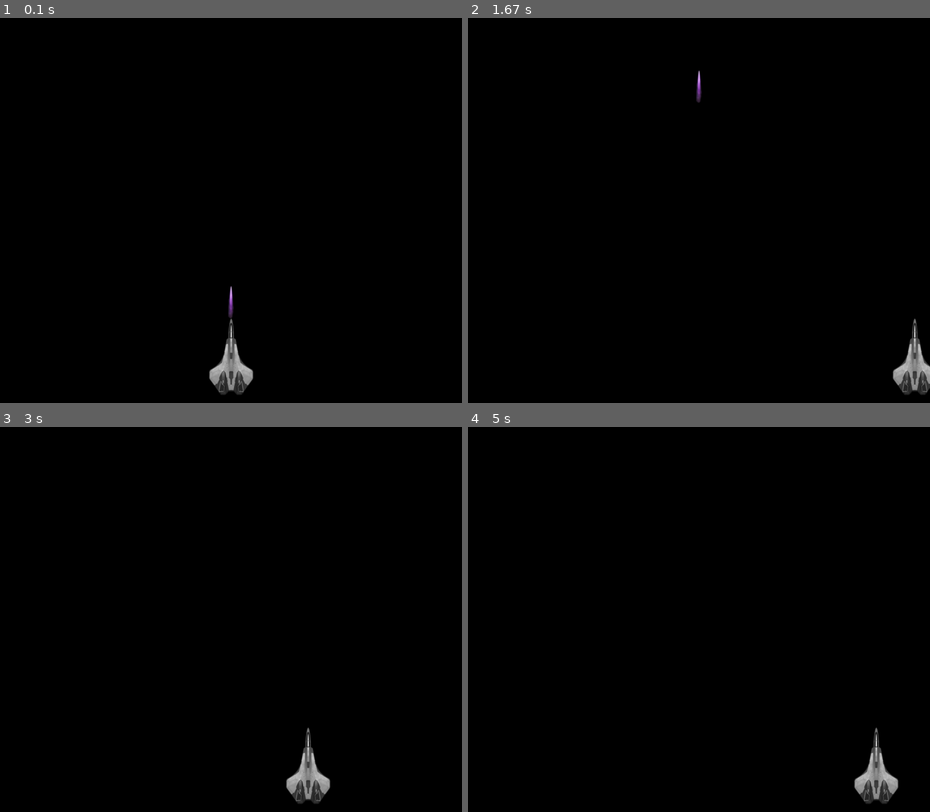
Above: before the commit, frames 1-4 (two rows, left to right).
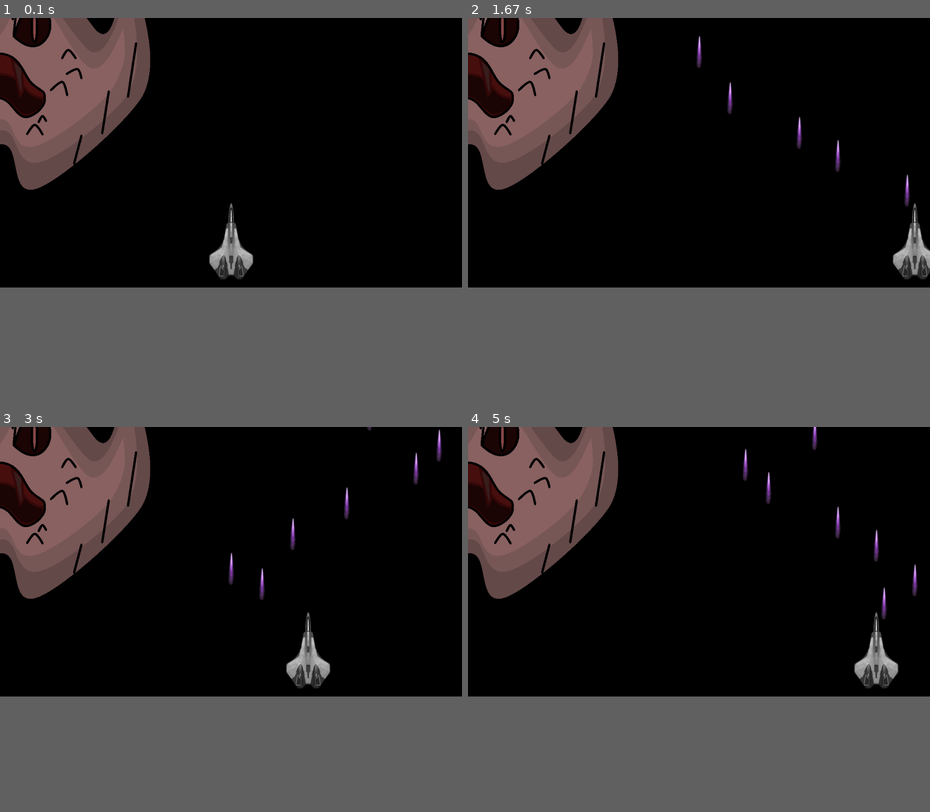
Above: after the commit, the same moments.

Repository: Armalor/dialog_pygame
Game: pygame game, started from main.py
Two runs of this game, one before a commit and one after it. Both use one fixed random seed, a clock stepped at 60 frames per second and the inputs below.
Inputs:
- Up to frame 1 (0.1 s): no input
- Up to frame 2 (1.67 s): tap Space at 0.33, 0.73, 1.03, 1.23, 1.53 s; hold Right 0.67-1.13 s; hold Right 1.17-1.63 s
- Up to frame 3 (3 s): hold Left 1.67-2.2 s; tap Space at 1.73, 2.03, 2.3, 2.6, 2.73 s; hold Left 2.23-2.63 s; hold Right from 2.67 s (still down)
- Up to frame 4 (5 s): tap Space at 3.03, 3.4, 3.7, 3.9, 4.2, 4.4, 4.7, 4.9 s; release Right at 3.3 s; hold Left 3.33-3.8 s; hold Right 3.83-4.3 s; hold Right 4.33-4.8 s; hold Left from 4.83 s (still down)
In our replay, the window is 900x750 before the commit and 900x525 after it. These sizes can differ from the game's own. Grey fills any space a smaller window leaves; there, only what the larger window draws over its background counts as a difference.

The runs differ from the first frame. In frame 1, 12% of the frame differs, in the area x 0-55%, y 0-98%; in frame 2, 12%; in frame 3, 13%; in frame 4, 13%, in the area x 0-98%, y 0-98%.

Commit message:
1 commit

Diff:
--- a/main.py
+++ b/main.py
@@ -1,11 +1,13 @@
-import pygame
 import random
 
+import pygame
+from time import perf_counter
 from spaceship import Spaceship
+from spaceship import Bullet, bullets, Enemy, enemies
 
-WIDTH = 1200   # ширина игрового окна
-HEIGHT = 1000  # высота игрового окна
-FPS = 30  # частота кадров в секунду
+WIDTH = 1200
+HEIGHT = 700
+FPS = 30
 
 BLACK = (0, 0, 0)
 WHITE = (255, 255, 255)
@@ -13,14 +15,13 @@
 GREEN = (0, 255, 0)
 BLUE = (0, 0, 255)
 
+t0 = perf_counter()
+
 if __name__ == '__main__':
     # создаем игру и окно
     pygame.init()
-    pygame.mixer.init()  # для звука
+    pygame.mixer.init()
     screen = pygame.display.set_mode((WIDTH, HEIGHT))
-
-    # Внимание! Мы можем создавать класс Spaceship только ПОСЛЕ инициализации screen!
-
     ship = Spaceship(velocity=20, screen=screen)
 
     pygame.display.set_caption("My Game")
@@ -29,24 +30,34 @@
     running = True
     while running:
         clock.tick(FPS)
-
-        # Рендеринг
         screen.fill(BLACK)
 
+        drawing_bullet = False  # рисовать ли очередную пулю
         for event in pygame.event.get():
-            # проверить закрытие окна
             if event.type == pygame.QUIT:
                 running = False
-
-            # if event.type == pygame.KEYDOWN:
-            #     if event.key == pygame.K_RIGHT:
-            #         color = RED
-            # else:
-            #     color = GREEN
+            if event.type == pygame.KEYUP:       # Рисовать пулю, только если отпущен пробел!!!
+                if event.key == pygame.K_SPACE:  #                                            |
+                    drawing_bullet = True  # <------------------------------------------------
 
         keys = pygame.key.get_pressed()
+
+        if drawing_bullet:
+            # Добавление новой пули в список пуль (немного подгоняются координаты)
+            Bullet(-10, ship.texture_rect.center[0] + 1, ship.texture_rect.center[1] - 70, screen)
+
+        if int(t0) % 5 == 0:
+            Enemy(5, random.randint(100, WIDTH - 100), 100, screen)
+
+        for bullet in bullets:  # проходимся по всем пулям, двигаем их и рисуем
+            bullet.move()
+            bullet.draw()
+
+        for enemy in enemies:
+            enemy.draw()
+            enemy.move()
+
         ship.move(keys)
         ship.draw()
 
-        # после отрисовки всего, переворачиваем экран
         pygame.display.flip()
--- a/spaceship.py
+++ b/spaceship.py
@@ -2,44 +2,67 @@
 from pygame.surface import Surface
 from pygame.key import ScancodeWrapper
 
+bullets = []
+enemies = []
 
 class Bullet:
     def __init__(self, velocity, x, y, screen: Surface):
         self.texture = pygame.image.load("images/blaster/blaster_1_85.png").convert_alpha()
         self.texture_rect = self.texture.get_rect()
+        self.texture_rect.center = (x, y - self.texture_rect.height // 2)
+        self.screen = screen
+        self.velocity = velocity
 
-        self.texture_rect.center = (x, y - self.texture_rect.height // 2)
+        bullets.append(self)
 
+    def draw(self):
+        self.screen.blit(self.texture, self.texture_rect)
+
+    def move(self):
+        if self.texture_rect.bottom > 0:
+            self.texture_rect.move_ip(0, self.velocity)
+        else:
+            bullets.remove(self)
 
 class Spaceship:
     def __init__(self, velocity, screen: Surface):
         self.texture = pygame.image.load("images/spaceship3_200.png").convert_alpha()
         self.texture_rect = self.texture.get_rect()
-
         self.screen = screen
         screen_width, screen_height = screen.get_size()
 
         self.texture_rect.center = (screen_width // 2, screen_height - self.texture_rect.height // 2 - 20)
-
         self.velocity = velocity
-
-        self.bullet = Bullet(25, self.texture_rect.center[0], self.texture_rect.top, self.screen)
 
     def move(self, keys: ScancodeWrapper):
         if keys[pygame.K_LEFT]:
             if self.texture_rect.left > 0:
                 self.texture_rect.move_ip(-self.velocity, 0)
-                #
-                self.bullet.texture_rect.move_ip(0, -self.velocity)
 
         if keys[pygame.K_RIGHT]:
             screen_width, _ = self.screen.get_size()
             if self.texture_rect.right < screen_width:
                 self.texture_rect.move_ip(+self.velocity, 0)
-                #
-                self.bullet.texture_rect.move_ip(0, -self.velocity)
 
     def draw(self):
-        # Отображение текстуры
         self.screen.blit(self.texture, self.texture_rect)
-        self.screen.blit(self.bullet.texture, self.bullet.texture_rect)
+
+
+class Enemy:
+    def __init__(self, velocity, x, y, screen: Surface):
+        self.texture = pygame.image.load("images/prisheleccc.png").convert_alpha()
+        self.texture_rect = self.texture.get_rect()
+        self.texture_rect.center = (0, 100)
+        self.screen = screen
+        self.velocity = velocity
+
+        enemies.append(self)
+
+    def draw(self):
+        self.screen.blit(self.texture, self.texture_rect)
+
+    def move(self):
+        if self.texture_rect.bottom > 0:
+            self.texture_rect.move_ip(0, self.velocity)
+        else:
+            enemies.remove(self)
Binary file added: images/prisheleccc.png
